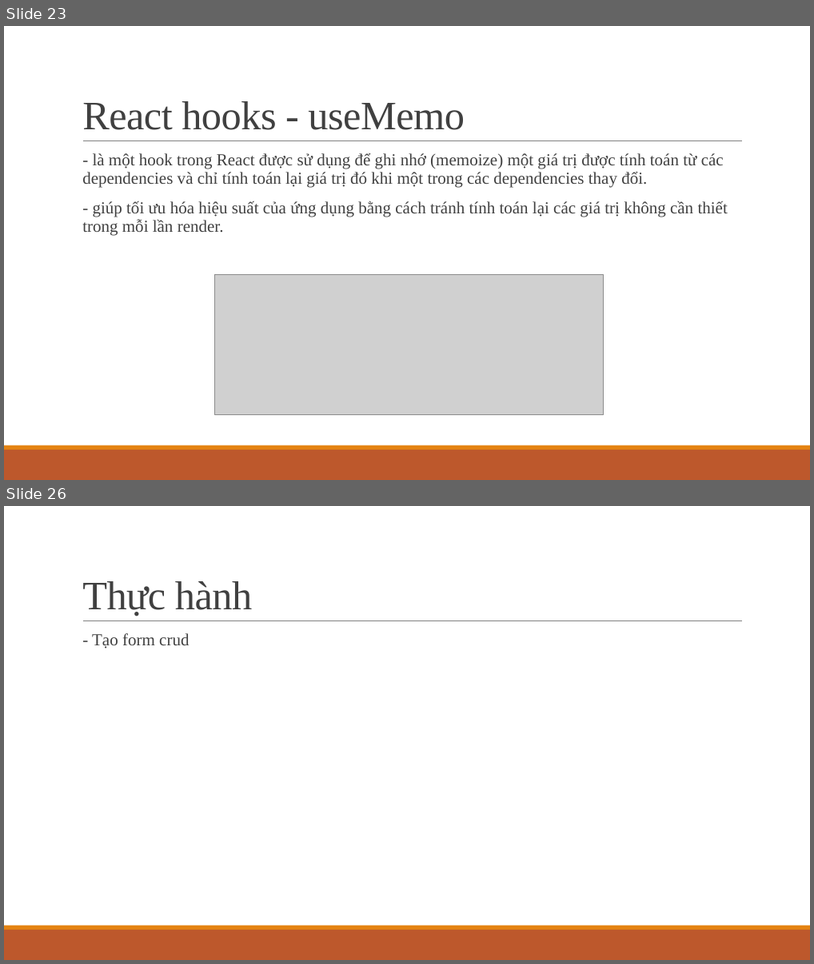
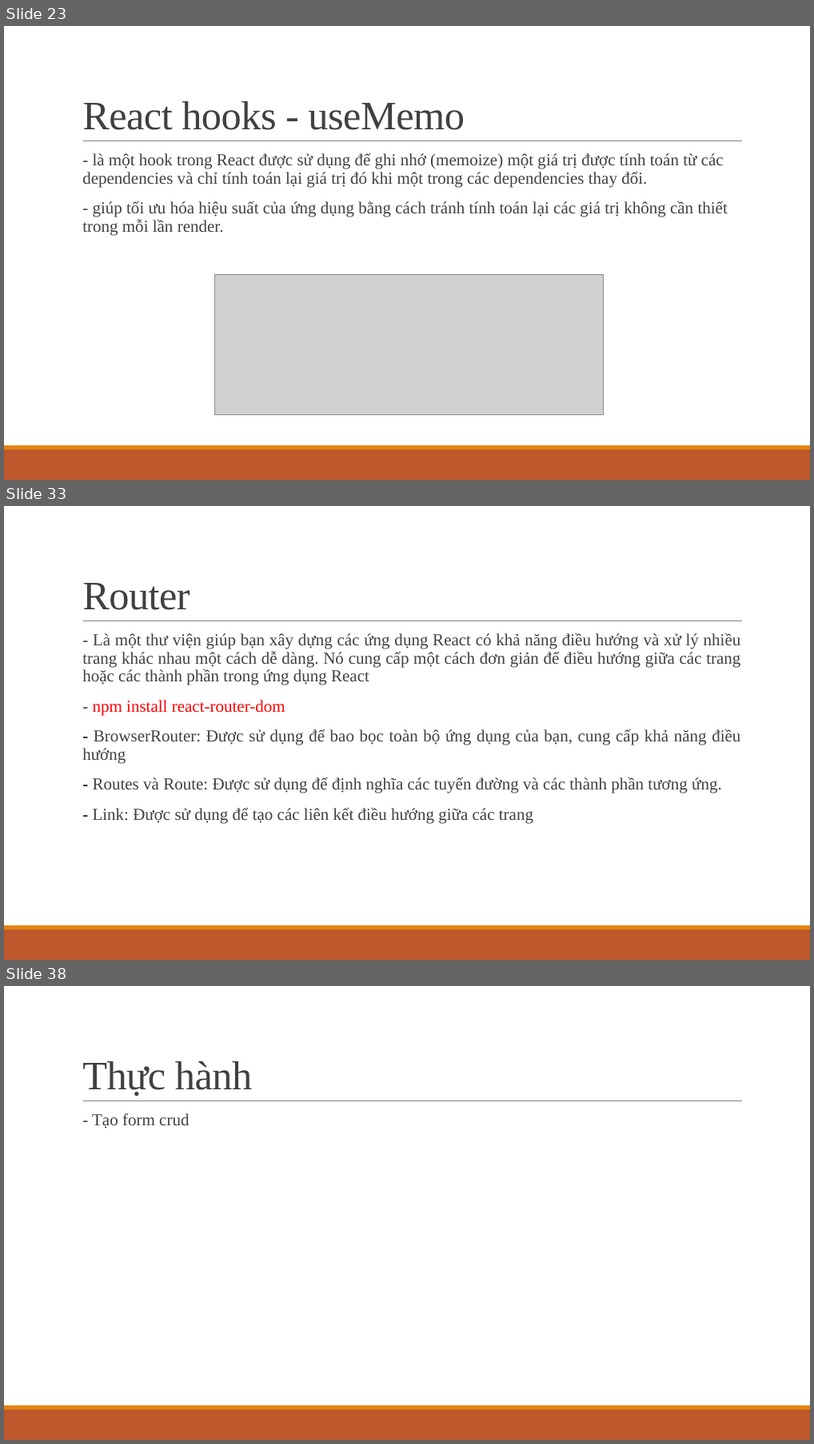
Before and after one commit to ddinhftieens/tranning-react, a slide deck: react_ts.pptx. Shown one above the other, each under a label of ours: slides 23 and 26 before the commit, slides 23, 33 and 38 after it; the slides between them are not shown. The pictures are 814x964 and 814x1444 pixels, drawn with LibreOffice and Linux fonts; fonts in the diff are those of the drawing; grey boxes stand for pictures. Boxes give left, top, right and bottom in pixels: in the first picture for what was removed or moved away, otherwise in the second. Text is boxed around its words. In the diff, an @@ line names an element or a change of style, - is before the commit and + after.

```diff
--- a/react_ts.pptx
+++ b/react_ts.pptx
@@ slide 33 added at box(4, 506, 810, 960), background #FFFFFF; not listed: 3 template elements that a slide beside it also shows @@
@@ title added at box(82, 583, 190, 610), 48 pt, text #404040 @@
+Router
@@ text added at box(82, 632, 742, 823), 20 pt, text #404040 @@
+  - Là một thư viện giúp bạn xây dựng các ứng dụng React có khả năng điều hướng và xử lý nhiều trang khác nhau một cách dễ dàng. Nó cung cấp một cách đơn giản để điều hướng giữa các trang hoặc các thành phần trong ứng dụng React
+  - npm install react-router-dom
+  - BrowserRouter: Được sử dụng để bao bọc toàn bộ ứng dụng của bạn, cung cấp khả năng điều hướng
+  - Routes và Route: Được sử dụng để định nghĩa các tuyến đường và các thành phần tương ứng.
+  - Link: Được sử dụng để tạo các liên kết điều hướng giữa các trang
@@ what was slide 26 is now slide 38 @@
```
Also in this commit, not shown: 1 slide changed, 12 other slides added, 1 slide removed.
